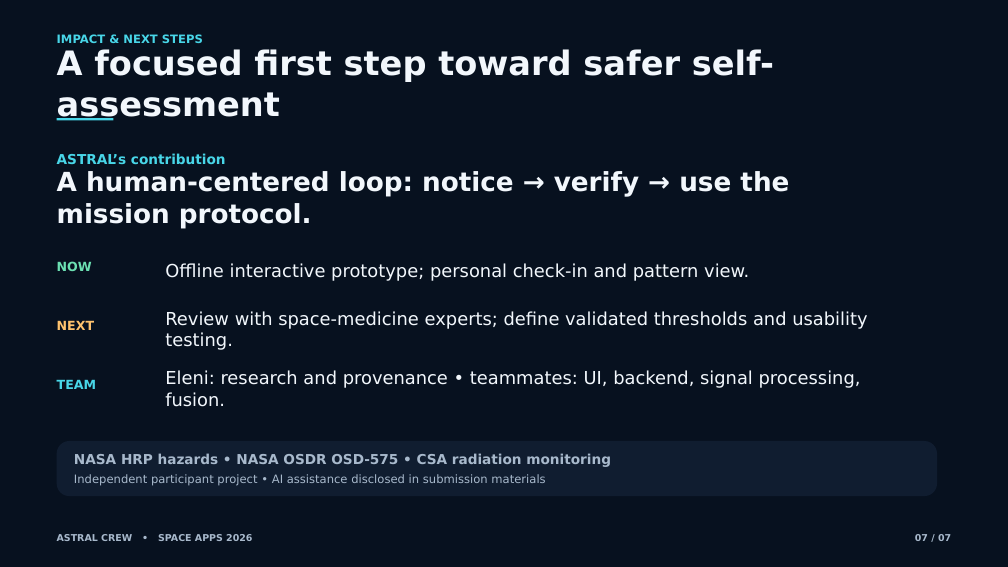
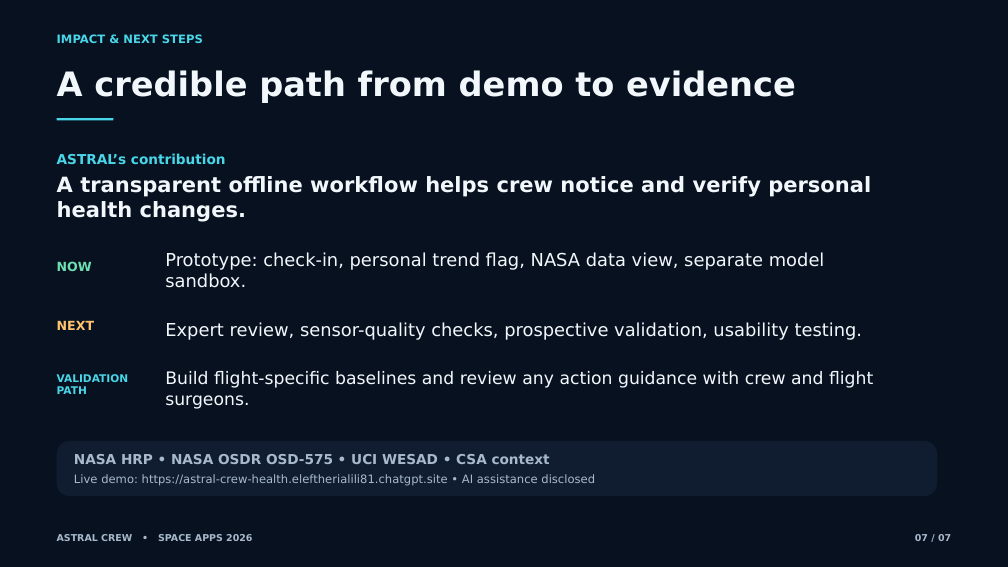
Before and after one commit to Tsunami-The-Coder/ASTRAL-Crew, a slide deck: slide 7 of submission/ASTRAL_Crew_Demo.pptx. Drawn at 1008x567 pixels with LibreOffice and Linux fonts; fonts in the diff are those of the drawing. Boxes give left, top, right and bottom in pixels: in the first picture for what was removed or moved away, otherwise in the second. Text is boxed around its words. In the diff, an @@ line names an element or a change of style, - is before the commit and + after.

Commit message:
Refresh seven-slide Space Apps project presentation

```diff
--- a/submission/ASTRAL_Crew_Demo.pptx
+++ b/submission/ASTRAL_Crew_Demo.pptx
@@ text at [57, 70, 796, 103]: text changed @@
-A focused first step toward safer self-assessment
+A credible path from demo to evidence
@@ text at [57, 176, 871, 222]: text changed; size 25 to 20 pt @@
-A human-centered loop: notice → verify → use the mission protocol.
+A transparent offline workflow helps crew notice and verify personal health changes.
@@ text at [165, 252, 825, 288]: text changed @@
-Offline interactive prototype; personal check-in and pattern view.
+Prototype: check-in, personal trend flag, NASA data view, separate model sandbox.
@@ text at [165, 322, 863, 340]: text changed @@
-Review with space-medicine experts; define validated thresholds and usability testing.
+Expert review, sensor-quality checks, prospective validation, usability testing.
@@ text at [57, 374, 128, 394]: text changed; size 12 to 10.1 pt @@
-TEAM
+VALIDATION PATH
@@ text at [165, 371, 873, 409]: text changed; size 17 to 16.5 pt @@
-Eleni: research and provenance • teammates: UI, backend, signal processing, fusion.
+Build flight-specific baselines and review any action guidance with crew and flight surgeons.
@@ text at [74, 454, 550, 464]: text changed @@
-NASA HRP hazards • NASA OSDR OSD-575 • CSA radiation monitoring
+NASA HRP • NASA OSDR OSD-575 • UCI WESAD • CSA context
@@ text at [74, 474, 595, 486]: text changed @@
-Independent participant project • AI assistance disclosed in submission materials
+Live demo: https://astral-crew-health.eleftherialili81.chatgpt.site • AI assistance disclosed
```
Also in this commit, not shown: 2 other slides changed.
